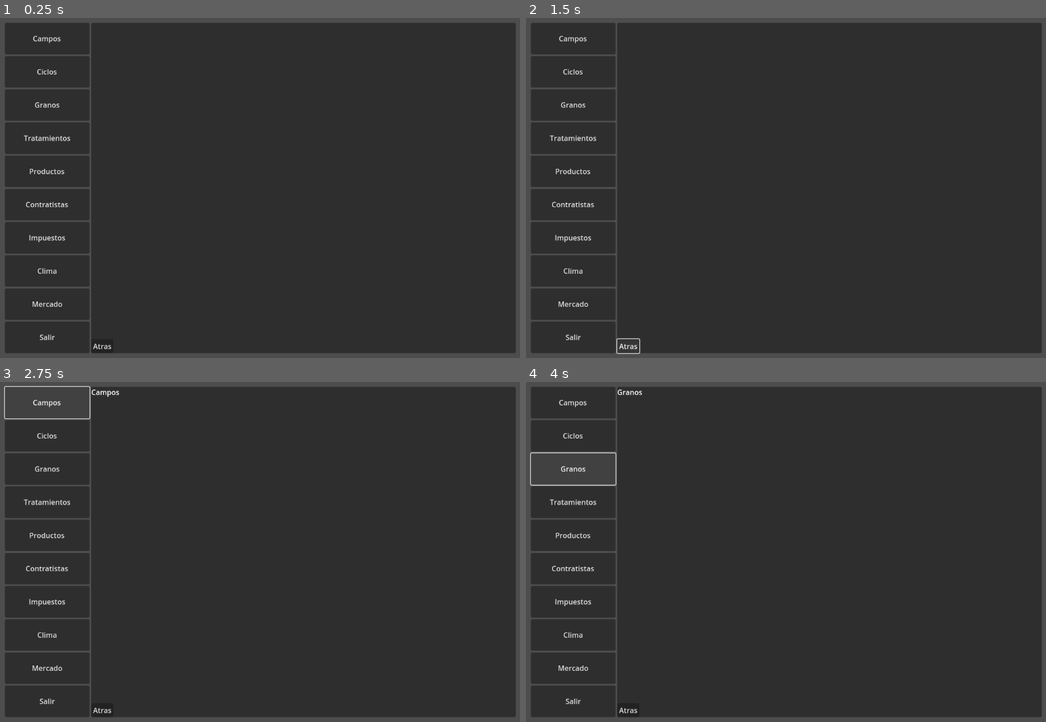
Above: before the commit, frames 1-4 (two rows, left to right).
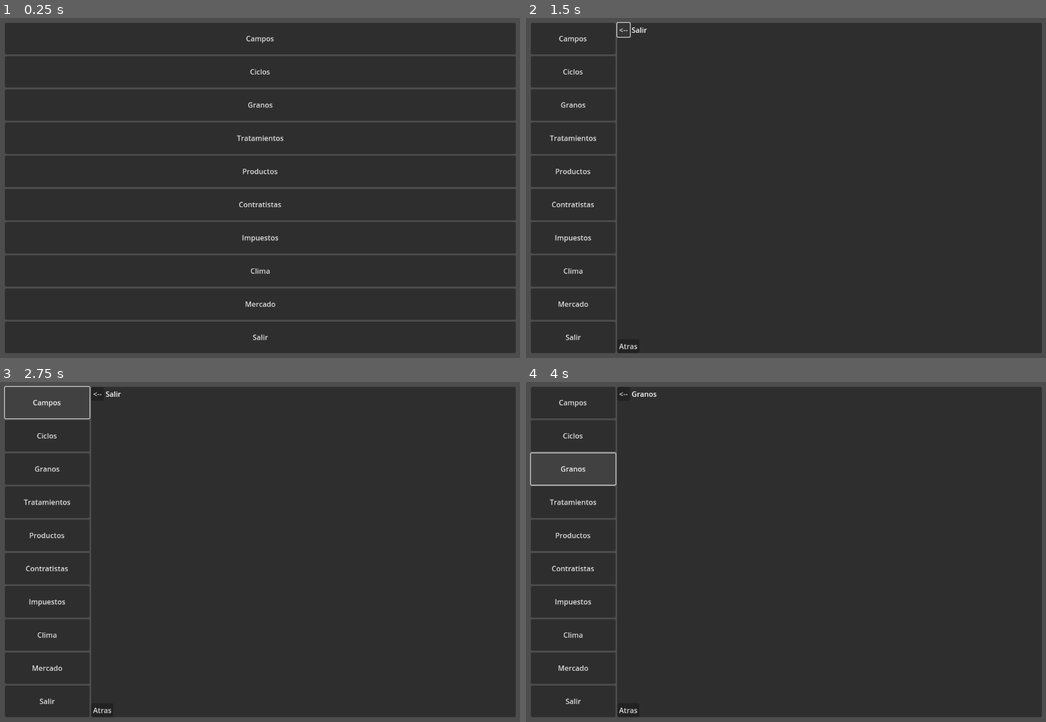
Above: after the commit, the same moments.

Repository: AleMinacori/gringoHelper
Game: Godot game, scene res://Components/Layout/layout.tscn
Same seed, same stepped clock (60 frames per second), same inputs: the game is played once before the commit and once after it. This scene is started directly instead of the project's main scene.
Inputs (mouse positions are in pixels of both pictures, inside the frame that each line leads up to):
- Up to frame 1 (0.25 s): no input
- Up to frame 2 (1.5 s): click (630, 347) at 0.5 s, where only the run before the commit has a clickable "Atras"; click "Atras" (after the commit: "<--") at 1.25 s
- Up to frame 3 (2.75 s): click "Campos" at 2 s
- Up to frame 4 (4 s): click "Ciclos" at 2.75 s; click "Granos" at 3.5 s

The runs differ from the first frame. In frame 1, 4.7% of the frame differs, in the area x 4-100%, y 1-99%; in frame 2, 0.1%; in frame 3, less than 0.1%; in frame 4, less than 0.1%.

Commit message:
ale es el mejor

Diff:
--- a/GringoHelper/Components/Content/content.gd
+++ b/GringoHelper/Components/Content/content.gd
@@ -1,7 +1,7 @@
 class_name Content
 extends Control
 
-@onready var title = $PanelContainer/MainContainer/Title
+@onready var title = $PanelContainer/MainContainer/HeaderContainer/Title
 
 const OPTIONS = [
 	'Campos',
@@ -13,7 +13,6 @@
 	'Impuestos',
 	'Clima',
 	'Mercado',
-	'Salir'
 ]
 
 func _on_option_selected(optionSelected):
--- a/GringoHelper/Components/Content/content.tscn
+++ b/GringoHelper/Components/Content/content.tscn
@@ -22,16 +22,23 @@
 [node name="MainContainer" type="VBoxContainer" parent="PanelContainer"]
 layout_mode = 2
 
-[node name="Title" type="Label" parent="PanelContainer/MainContainer"]
+[node name="HeaderContainer" type="HBoxContainer" parent="PanelContainer/MainContainer"]
 layout_mode = 2
 
-[node name="ContentContainer" type="VBoxContainer" parent="PanelContainer/MainContainer"]
+[node name="Button" type="Button" parent="PanelContainer/MainContainer/HeaderContainer"]
+layout_mode = 2
+text = "<--"
+
+[node name="Title" type="Label" parent="PanelContainer/MainContainer/HeaderContainer"]
+layout_mode = 2
+
+[node name="BodyContainer" type="VBoxContainer" parent="PanelContainer/MainContainer"]
 layout_mode = 2
 size_flags_vertical = 3
 
-[node name="ActionsContainer" type="HBoxContainer" parent="PanelContainer/MainContainer"]
+[node name="FooterContainer" type="HBoxContainer" parent="PanelContainer/MainContainer"]
 layout_mode = 2
 
-[node name="Button" type="Button" parent="PanelContainer/MainContainer/ActionsContainer"]
+[node name="Button" type="Button" parent="PanelContainer/MainContainer/FooterContainer"]
 layout_mode = 2
 text = "Atras"
--- a/GringoHelper/Components/Layout/layout.gd
+++ b/GringoHelper/Components/Layout/layout.gd
@@ -7,6 +7,7 @@
 # Called when the node enters the scene tree for the first time.
 func _ready():
 	sidebar._option_selected.connect(_on_option_changed)
+	content.hide()
 	pass # Replace with function body.
 
 # Called every frame. 'delta' is the elapsed time since the previous frame.
@@ -14,4 +15,7 @@
 	pass
 
 func _on_option_changed():
-	content._on_option_selected(sidebar.optionSelected)
+	var optionSelected = sidebar.optionSelected
+	if (optionSelected):
+		content.show()
+		content._on_option_selected(sidebar.optionSelected)
--- a/GringoHelper/project.godot
+++ b/GringoHelper/project.godot
@@ -12,7 +12,7 @@
 
 config/name="GringoHelper"
 run/main_scene="res://Scenes/LoteEdition.tscn"
-config/features=PackedStringArray("4.3", "Forward Plus")
+config/features=PackedStringArray("4.2", "Forward Plus")
 config/icon="res://Test/icon.svg"
 
 [display]
